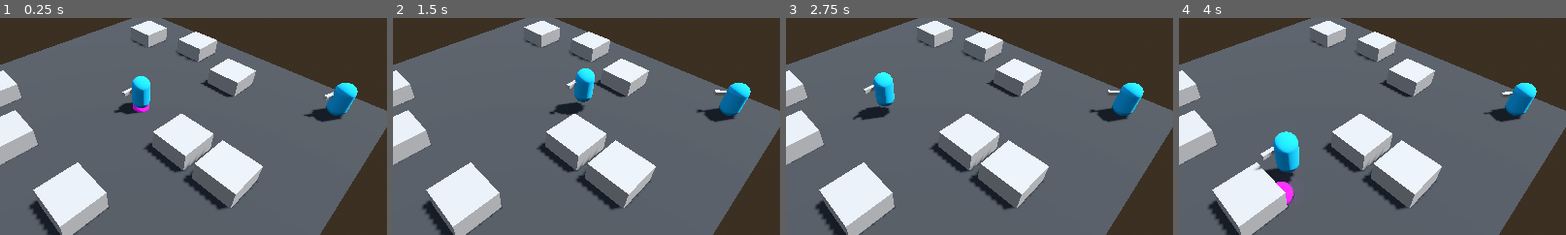
Above: before the commit, frames 1-4 (left to right).
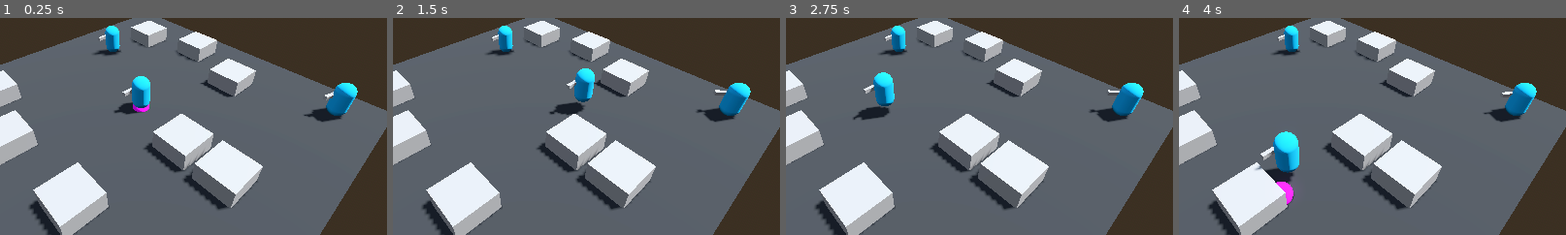
Above: after the commit, the same moments.

Repository: Nordtwig/metrotopia-combat
Game: Godot game, scene res://main.tscn
Same seed, same stepped clock (60 frames per second), same inputs: the game is played once before the commit and once after it.
Inputs (mouse positions are % of the whole screen's width and height, from its top left):
- Up to frame 1 (0.25 s): no input
- Up to frame 2 (1.5 s): tap Enter at 0.5 s; move the mouse to (72, 45) at 0.52 s; hold Right mouse button (right_click) 0.53-1.28 s; move the mouse to (30, 55) at 1.27 s; right-click (30, 55) at 1.35 s
- Up to frame 3 (2.75 s): move the mouse to (60, 28) at 2.02 s; hold Right mouse button (right_click) from 2.03 s (still down)
- Up to frame 4 (4 s): move the mouse to (45, 70) at 2.77 s; release Right mouse button (right_click) at 2.78 s; right-click (45, 70) at 2.85 s; move the mouse to (80, 65) at 3.52 s; hold Right mouse button (right_click) from 3.53 s (still down)
The pictures show only the part of the screen within x 32-82%, y 30-80%; the shares and areas given below are measured in that part.

The runs differ from the first frame. In frame 1, 0.5% of the frame differs, in the area x 24-32%, y 3-18%; in frame 2, 0.5%; in frame 3, 0.5%; in frame 4, 0.5%.

Commit message:
add actors to main

Diff:
--- a/actor.tscn
+++ b/actor.tscn
@@ -16,7 +16,6 @@
 [node name="Actor" type="CharacterBody3D" groups=["actors"]]
 collision_layer = 2
 script = ExtResource("1_myqgh")
-_movement_speed = null
 
 [node name="NavigationAgent3D" type="NavigationAgent3D" parent="."]
 
--- a/main.tscn
+++ b/main.tscn
@@ -66,9 +66,15 @@
 [node name="Actors" type="Node3D" parent="."]
 
 [node name="Actor" parent="Actors" instance=ExtResource("1_ofkfo")]
+_movement_speed = 4.0
 
 [node name="Actor2" parent="Actors" instance=ExtResource("1_ofkfo")]
 transform = Transform3D(1, 0, 0, 0, 1, 0, 0, 0, 1, 7.675, 0, -7.49206)
+_movement_speed = 4.0
+
+[node name="Actor3" parent="Actors" instance=ExtResource("1_ofkfo")]
+transform = Transform3D(1, 0, 0, 0, 1, 0, 0, 0, 1, -6.20343, 0, -2.84393)
+_movement_speed = 4.0
 
 [node name="MeshInstance3D" type="MeshInstance3D" parent="." groups=["navmesh"]]
 mesh = SubResource("PlaneMesh_5tu31")
